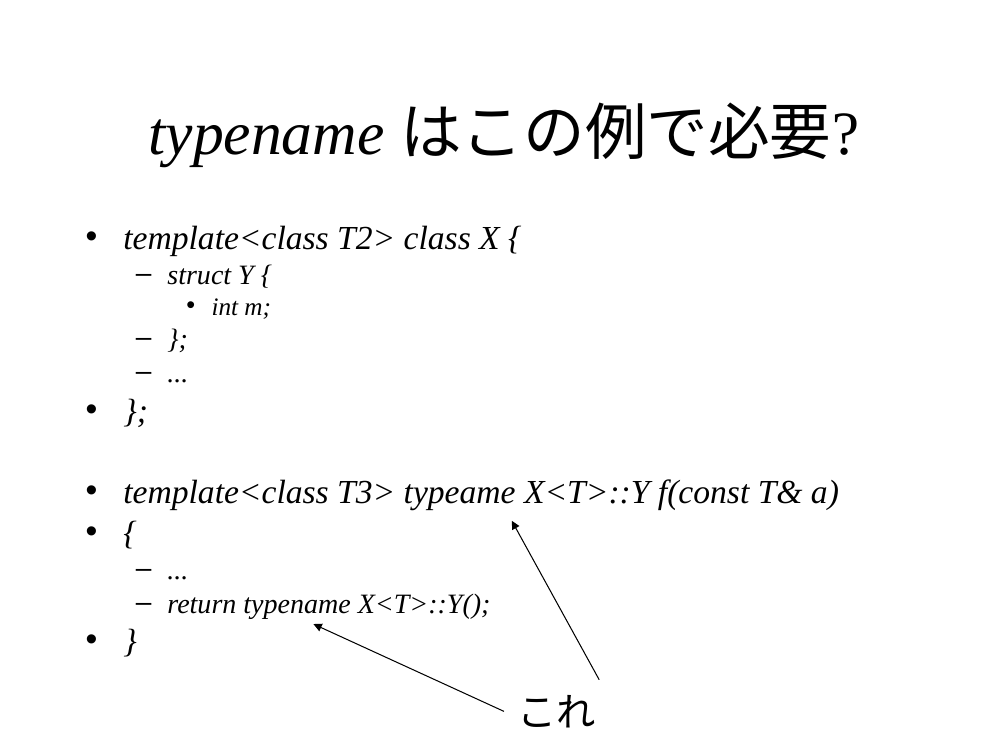
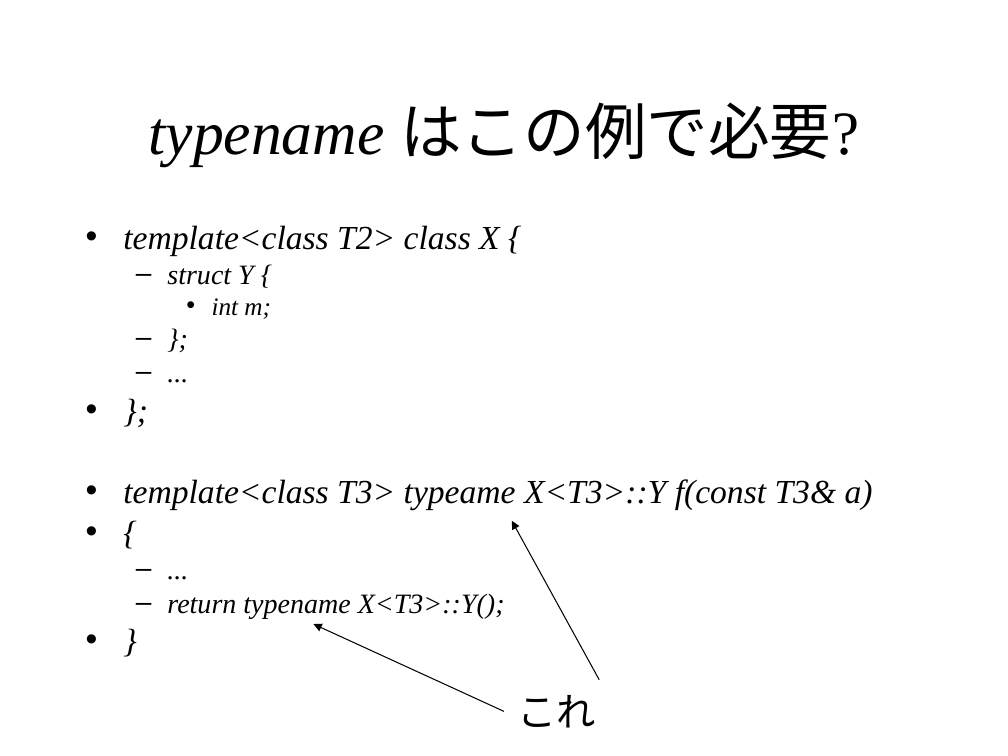
Before and after one commit to KeiHasegawa/cxx_doc, a slide deck: slide 3 of 17_template_typename.ppt. Drawn at 1008x756 pixels with LibreOffice and Linux fonts; fonts in the diff are those of the drawing. Boxes give left, top, right and bottom in pixels: in the first picture for what was removed or moved away, otherwise in the second. Text is boxed around its words. In the diff, an @@ line names an element or a change of style, - is before the commit and + after.

Commit message:
fix typo

```diff
--- a/17_template_typename.ppt
+++ b/17_template_typename.ppt
@@ text at (x1=123, y1=479, x2=873, y2=510): text changed @@
-• template<class T3> typeame X<T>::Y f(const T& a)
+• template<class T3> typeame X<T3>::Y f(const T3& a)
@@ text at (x1=167, y1=594, x2=505, y2=618): text changed @@
-  – return typename X<T>::Y();
+  – return typename X<T3>::Y();
```
Also in this commit, not shown: 1 other slide changed.
